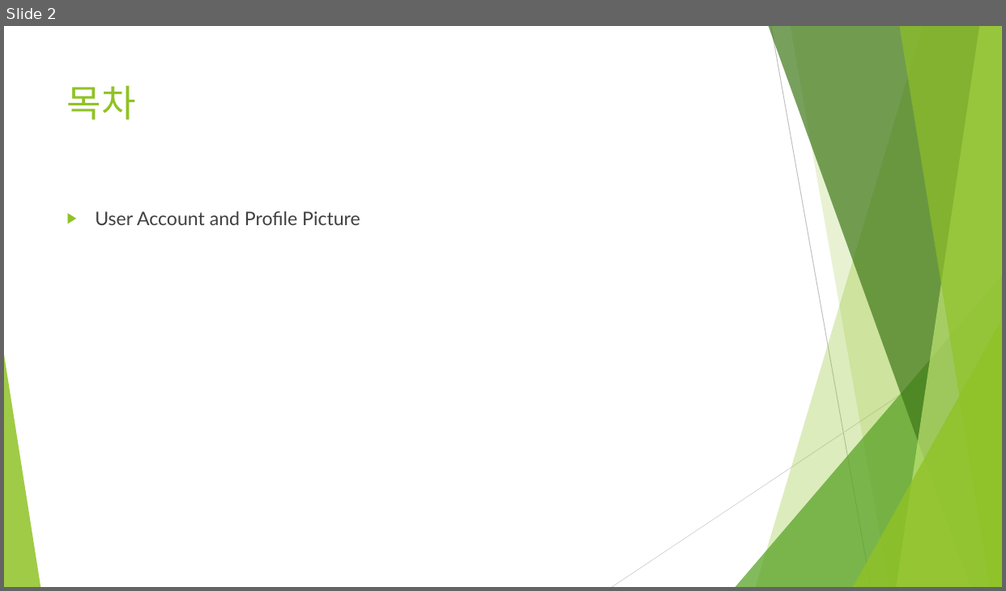
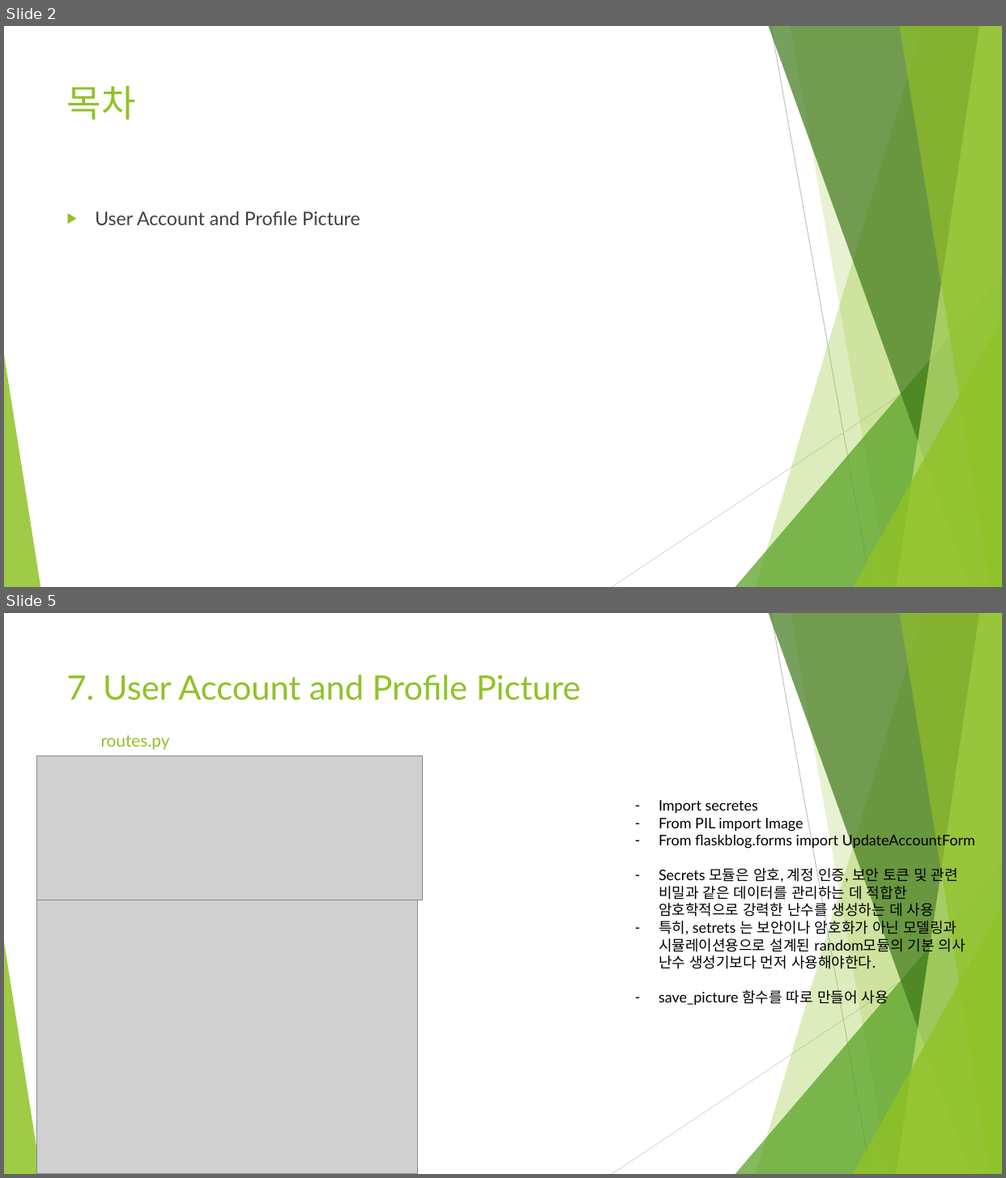
Before and after one commit to Heechul90/Flask, a slide deck: Study/07. User Account and Profile Picture/User Account and Profile Picture.pptx. Shown one above the other, each under a label of ours: slide 2 before the commit, slides 2 and 5 after it; the slides between them are not shown. The pictures are 1006x591 and 1006x1178 pixels, drawn with LibreOffice and Linux fonts; fonts in the diff are those of the drawing; grey boxes stand for pictures. Boxes give left, top, right and bottom in pixels: in the first picture for what was removed or moved away, otherwise in the second. Text is boxed around its words. In the diff, an @@ line names an element or a change of style, - is before the commit and + after.

Commit message:
profile pictures

```diff
--- a/Study/07. User Account and Profile Picture/User Account and Profile Picture.pptx
+++ b/Study/07. User Account and Profile Picture/User Account and Profile Picture.pptx
@@ slide 5 added at [4, 613, 1002, 1174], background #FFFFFF; not listed: 10 template elements that a slide beside it also shows @@
@@ title added at [67, 675, 581, 700], 32.4 pt, text #90C226 @@
+7. User Account and Profile Picture
@@ picture added at [37, 756, 423, 901] @@
@@ text added at [101, 735, 170, 750], 16.2 pt, text #90C226 @@
+routes.py
@@ text added at [658, 800, 975, 1007], 14 pt, text #000000 @@
+– Import secretes
+– From PIL import Image
+– From flaskblog.forms import UpdateAccountForm
+– Secrets 모듈은 암호, 계정 인증, 보안 토큰 및 관련 비밀과 같은 데이터를 관리하는 데 적합한 암호학적으로 강력한 난수를 생성하는 데 사용
+– 특히, setrets 는 보안이나 암호화가 아닌 모델링과 시뮬레이션용으로 설계된 random모듈의 기본 의사 난수 생성기보다 먼저 사용해야한다.
+– save_picture 함수를 따로 만들어 사용
@@ picture added at [37, 901, 417, 1174] @@
```
Also in this commit, not shown: 4 slides changed, 1 other slide added, 3 slides removed, 5 other files.
